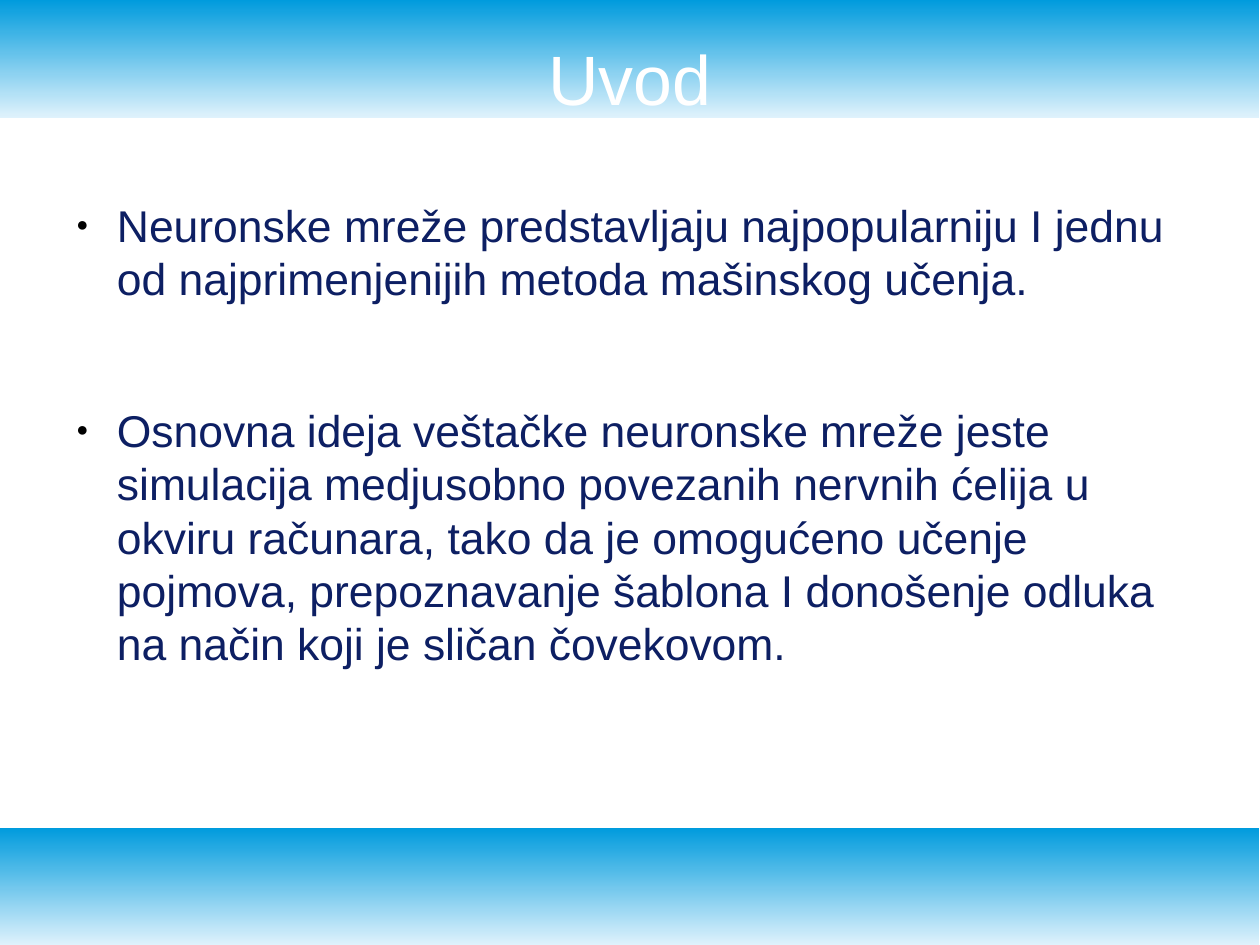
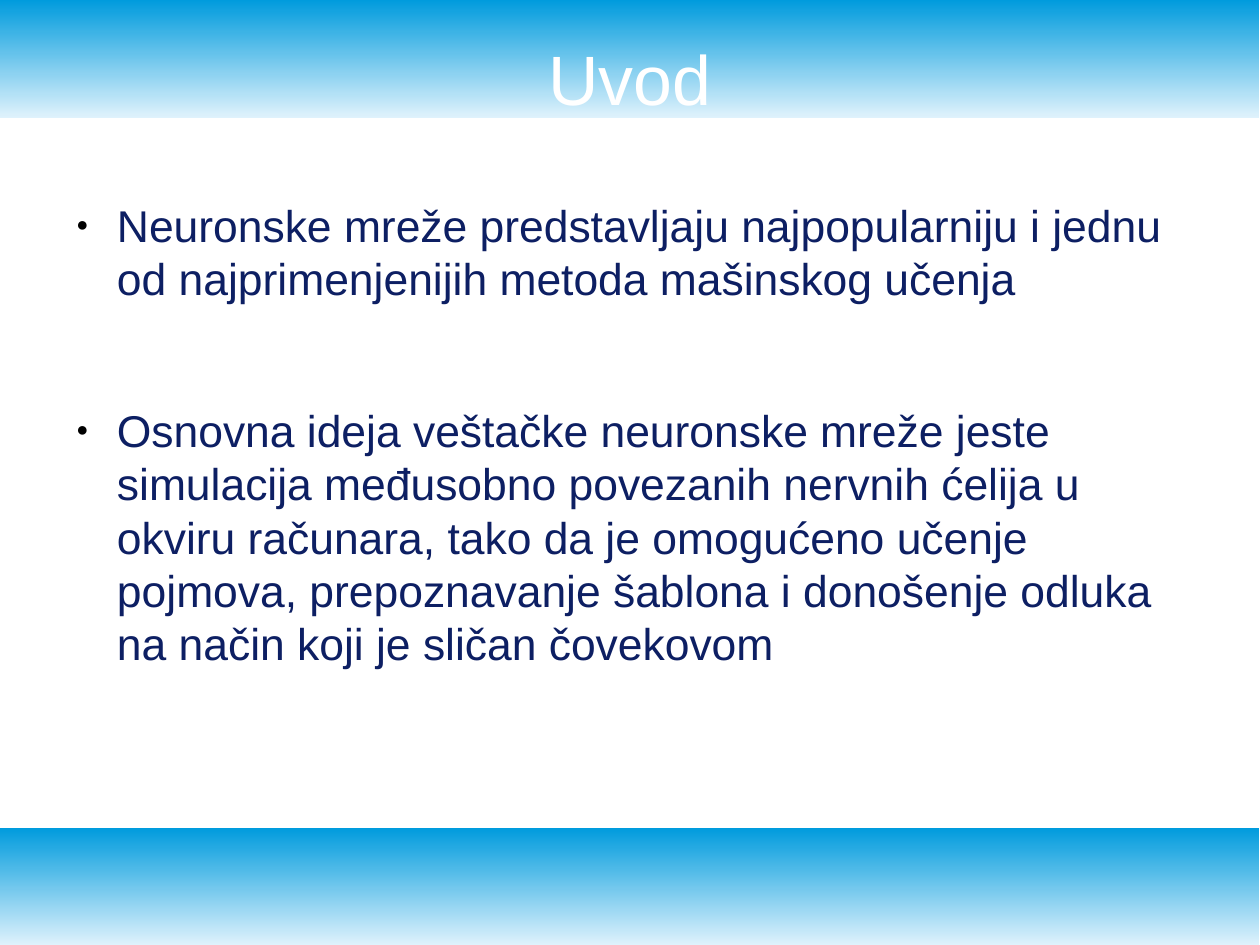
Before and after one commit to NevenaSoldat/text_generation, a slide deck: slide 3 of presentation.odp. Drawn at 1260x945 pixels with LibreOffice and Linux fonts; fonts in the diff are those of the drawing. Boxes give left, top, right and bottom in pixels: in the first picture for what was removed or moved away, otherwise in the second. Text is boxed around its words. In the diff, an @@ line names an element or a change of style, - is before the commit and + after.

```diff
--- a/presentation.odp
+++ b/presentation.odp
@@ text at (117, 209, 1161, 670): text changed @@
-● Neuronske mreže predstavljaju najpopularniju I jednu od najprimenjenijih metoda mašinskog učenja.
-● Osnovna ideja veštačke neuronske mreže jeste simulacija medjusobno povezanih nervnih ćelija u okviru računara, tako da je omogućeno učenje pojmova, prepoznavanje šablona I donošenje odluka na način koji je sličan čovekovom.
+● Neuronske mreže predstavljaju najpopularniju i jednu od najprimenjenijih metoda mašinskog učenja
+● Osnovna ideja veštačke neuronske mreže jeste simulacija međusobno povezanih nervnih ćelija u okviru računara, tako da je omogućeno učenje pojmova, prepoznavanje šablona i donošenje odluka na način koji je sličan čovekovom
```
Also in this commit, not shown: 14 other slides changed, 6 other files.
